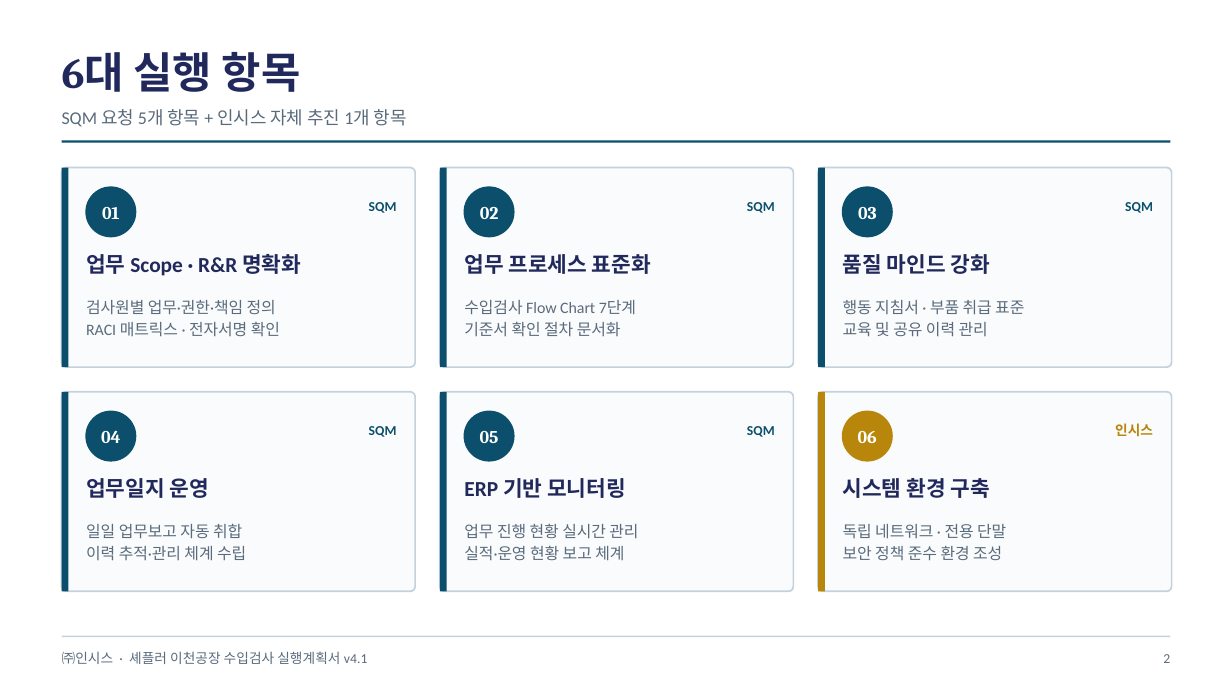
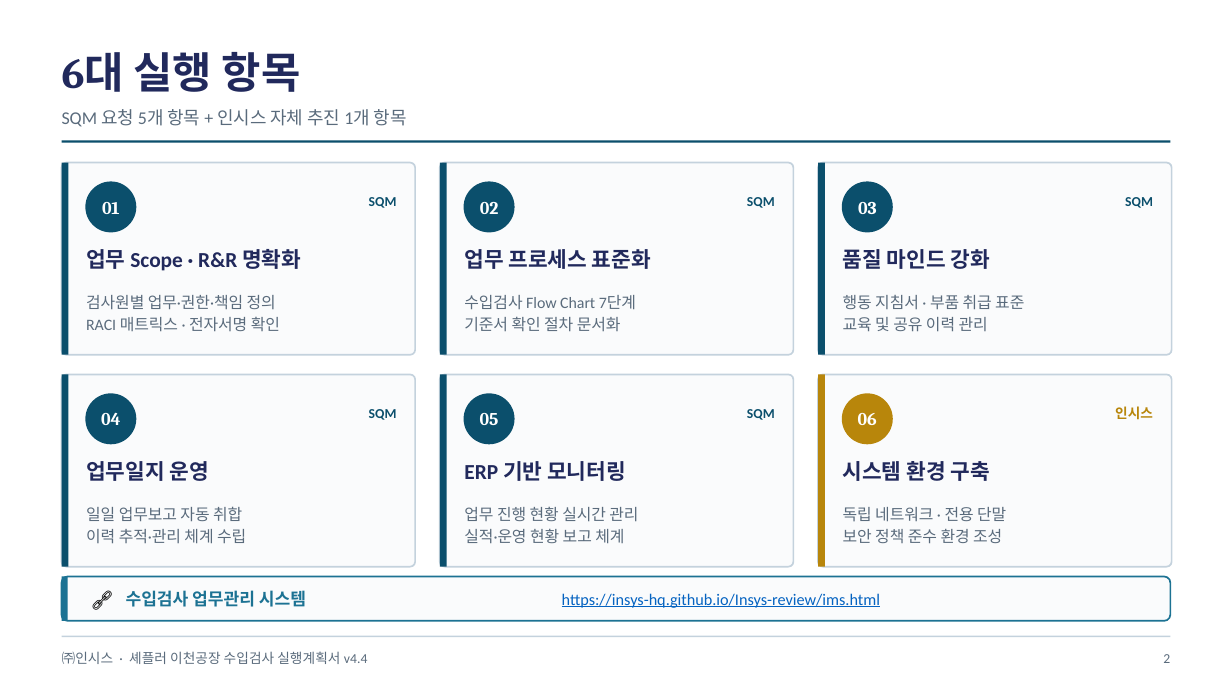
Before and after one commit to Insys-HQ/Insys-review, a slide deck: slide 2 of action_plan.pptx. Drawn at 1232x693 pixels with LibreOffice and Linux fonts; fonts in the diff are those of the drawing. Boxes give left, top, right and bottom in pixels: in the first picture for what was removed or moved away, otherwise in the second. Text is boxed around its words. In the diff, an @@ line names an element or a change of style, - is before the commit and + after.

```diff
--- a/action_plan.pptx
+++ b/action_plan.pptx
@@ rounded rectangle: place and size @@
-rounded rectangle at <box>62,168,415,367</box>
+rounded rectangle at <box>62,163,415,355</box>
@@ rectangle: place and size @@
-rectangle at <box>62,168,69,367</box>
+rectangle at <box>62,163,69,355</box>
@@ rounded rectangle: place and size @@
-rounded rectangle at <box>440,168,793,367</box>
+rounded rectangle at <box>440,163,793,355</box>
@@ rectangle: place and size @@
-rectangle at <box>440,168,447,367</box>
+rectangle at <box>440,163,447,355</box>
@@ rounded rectangle: place and size @@
-rounded rectangle at <box>818,168,1172,367</box>
+rounded rectangle at <box>818,163,1172,355</box>
@@ rectangle: place and size @@
-rectangle at <box>818,168,825,367</box>
+rectangle at <box>818,163,825,355</box>
@@ 12 texts, 3 ellipses: place and size @@
-12 texts, 3 ellipses at <box>86,187,1153,337</box>
+12 texts, 3 ellipses at <box>86,182,1153,332</box>
@@ rounded rectangle: place and size @@
-rounded rectangle at <box>62,392,415,591</box>
+rounded rectangle at <box>62,375,415,567</box>
@@ rectangle: place and size @@
-rectangle at <box>62,392,69,591</box>
+rectangle at <box>62,375,69,567</box>
@@ rounded rectangle: place and size @@
-rounded rectangle at <box>440,392,793,591</box>
+rounded rectangle at <box>440,375,793,567</box>
@@ rectangle: place and size @@
-rectangle at <box>440,392,447,591</box>
+rectangle at <box>440,375,447,567</box>
@@ proportions changed in 6 elements at <box>62,163,415,355</box>, <box>440,163,793,355</box>, <box>818,163,1172,355</box>, <box>62,375,415,567</box>, <box>440,375,793,567</box>, <box>818,375,1172,567</box> @@
@@ rounded rectangle: place and size @@
-rounded rectangle at <box>818,392,1172,591</box>
+rounded rectangle at <box>818,375,1172,567</box>
@@ rectangle: place and size @@
-rectangle at <box>818,392,825,591</box>
+rectangle at <box>818,375,825,567</box>
@@ 6 texts, 3 ellipses: place and size @@
-6 texts, 3 ellipses at <box>86,411,1153,461</box>
+6 texts, 3 ellipses at <box>86,394,1153,444</box>
@@ 6 texts: place and size @@
-6 texts at <box>86,478,1006,561</box>
+6 texts at <box>86,461,1006,544</box>
@@ rounded rectangle added at <box>62,577,1170,621</box>, fill #FAFBFC, outline #1C7293 1 pt @@
@@ rectangle added at <box>62,577,68,621</box>, fill #1C7293 @@
@@ text added at <box>81,577,123,621</box>, 12 pt, text #000000 @@
+🔗
@@ text added at <box>126,590,306,607</box>, 10 pt, text #1C7293, bold @@
+수입검사 업무관리 시스템
@@ text added at <box>562,593,880,608</box>, 9.5 pt, text #0563C1, underline @@
+https://insys-hq.github.io/Insys-review/ims.html
@@ text at <box>62,651,368,664</box>: text changed @@
-㈜인시스 · 셰플러 이천공장 수입검사 실행계획서 v4.1
+㈜인시스 · 셰플러 이천공장 수입검사 실행계획서 v4.4
```
Also in this commit, not shown: 12 other slides changed.
